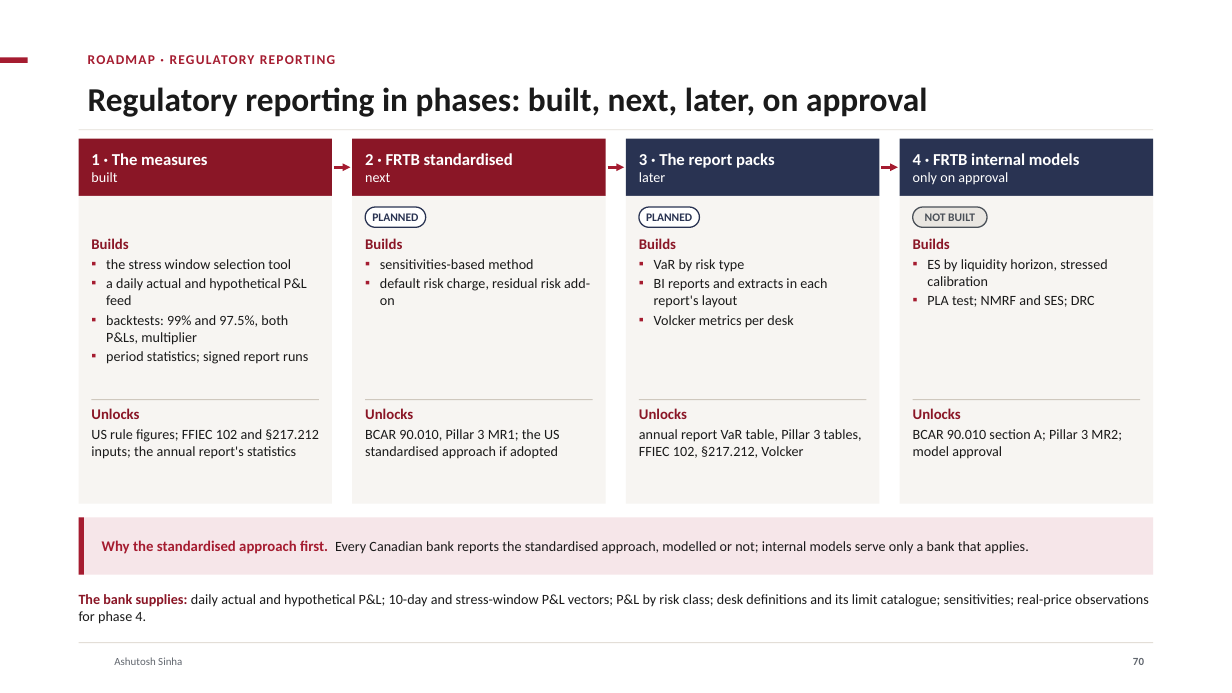
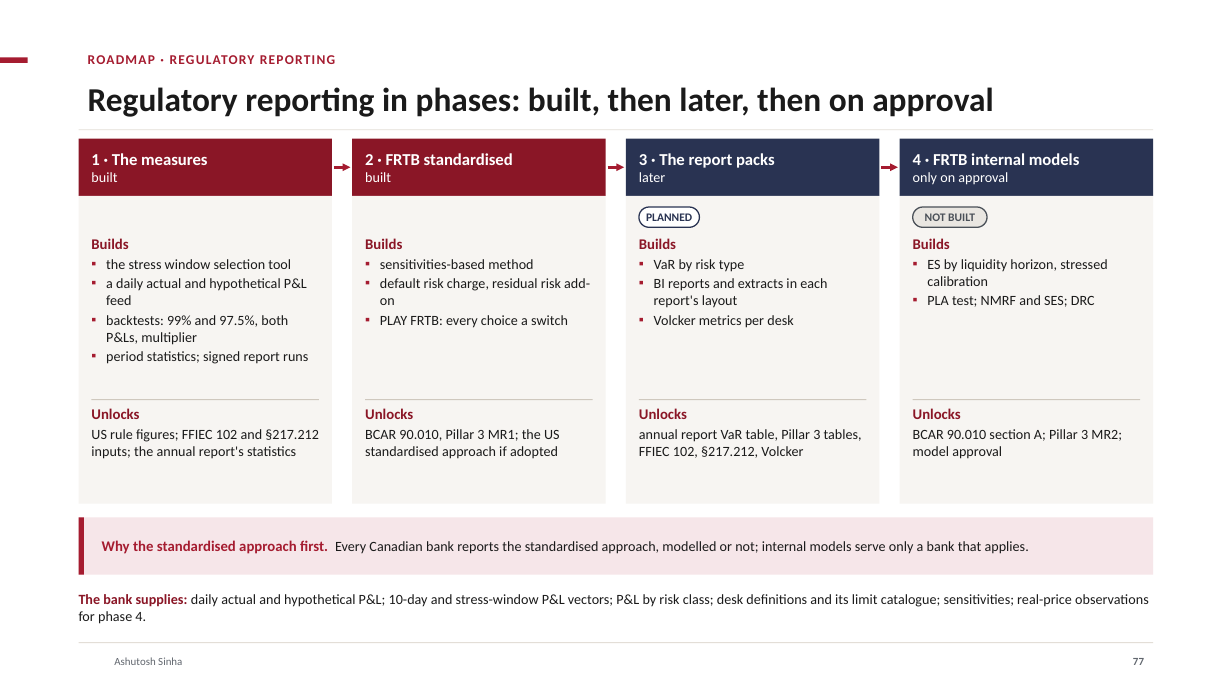
Before and after one commit to ajsinha/drishti, a slide deck: slide 77 of docs/publications/Drishti-VaR-Engine.pptx (slide 70 before the commit). Drawn at 1232x693 pixels with LibreOffice and Linux fonts; fonts in the diff are those of the drawing; background and template pictures are left out. Boxes give left, top, right and bottom in pixels: in the first picture for what was removed or moved away, otherwise in the second. Text is boxed around its words. In the diff, an @@ line names an element or a change of style, - is before the commit and + after.

```diff
--- a/docs/publications/Drishti-VaR-Engine.pptx
+++ b/docs/publications/Drishti-VaR-Engine.pptx
@@ title at bbox=[88, 87, 993, 117]: text changed @@
-Regulatory reporting in phases: built, next, later, on approval
+Regulatory reporting in phases: built, then later, then on approval
@@ text at bbox=[365, 172, 391, 182]: text changed @@
-next
+built
@@ rounded rectangle removed at bbox=[365, 207, 426, 227] @@
-PLANNED
@@ text at bbox=[380, 315, 568, 328]: paragraph added @@
+▪ PLAY FRTB: every choice a switch
@@ page number at bbox=[1133, 658, 1144, 665]: text changed @@
-70
+77
```
Also in this commit, not shown: 10 other slides changed, 8 slides added, 1 slide removed, 3 other files.
